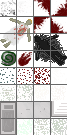
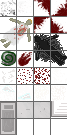
The second 67x135 image is a revision of the first. Changes to its layers:
hid "mildewrand" (1st of 2), painted on it over [3, 75, 33, 101]
hid "mildewrand" (2nd of 2) over [0, 86, 15, 101]
hid "mildew03" over [13, 78, 67, 135]
hid "mildew02" over [34, 119, 50, 135]
hid "mildew01" over [17, 119, 33, 135]
added layer "anotherglas3" above "anotherglas2" over [2, 69, 13, 83]
added layer "anotherglas1" above "nochglas3" over [2, 69, 15, 83]
added layer "nochglas3" above "nochglas2" over [18, 93, 31, 100]
added layer "nochglas2" above "nochglas1" over [22, 95, 30, 98]
added layer "nochglas1" above "newageglass" over [18, 93, 31, 99]
added layer "newageglass" above "newageglass2" over [6, 86, 13, 91]
added layer "newageglass2" above "glassa" over [2, 85, 15, 92]
added layer "glassa" above "Ebene 8" over [2, 85, 15, 92]
hid "Ebene 8" over [0, 68, 15, 84]
